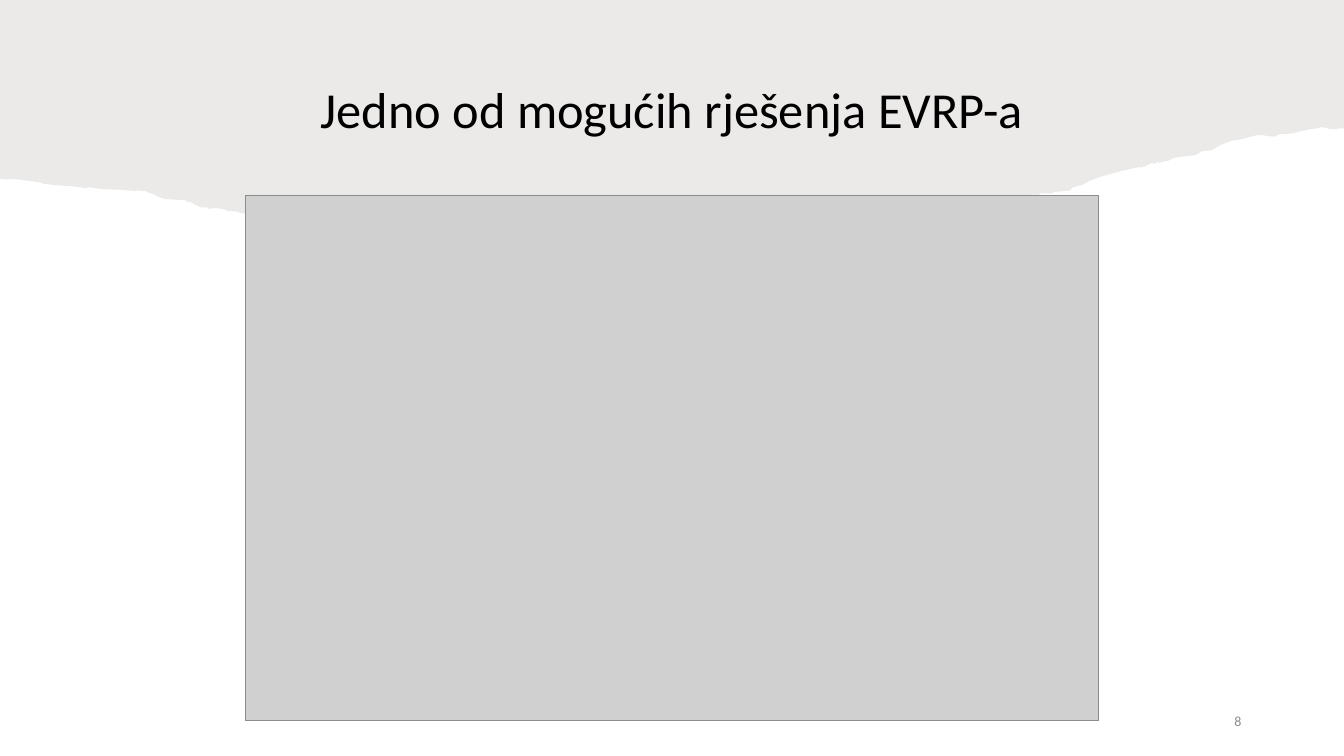
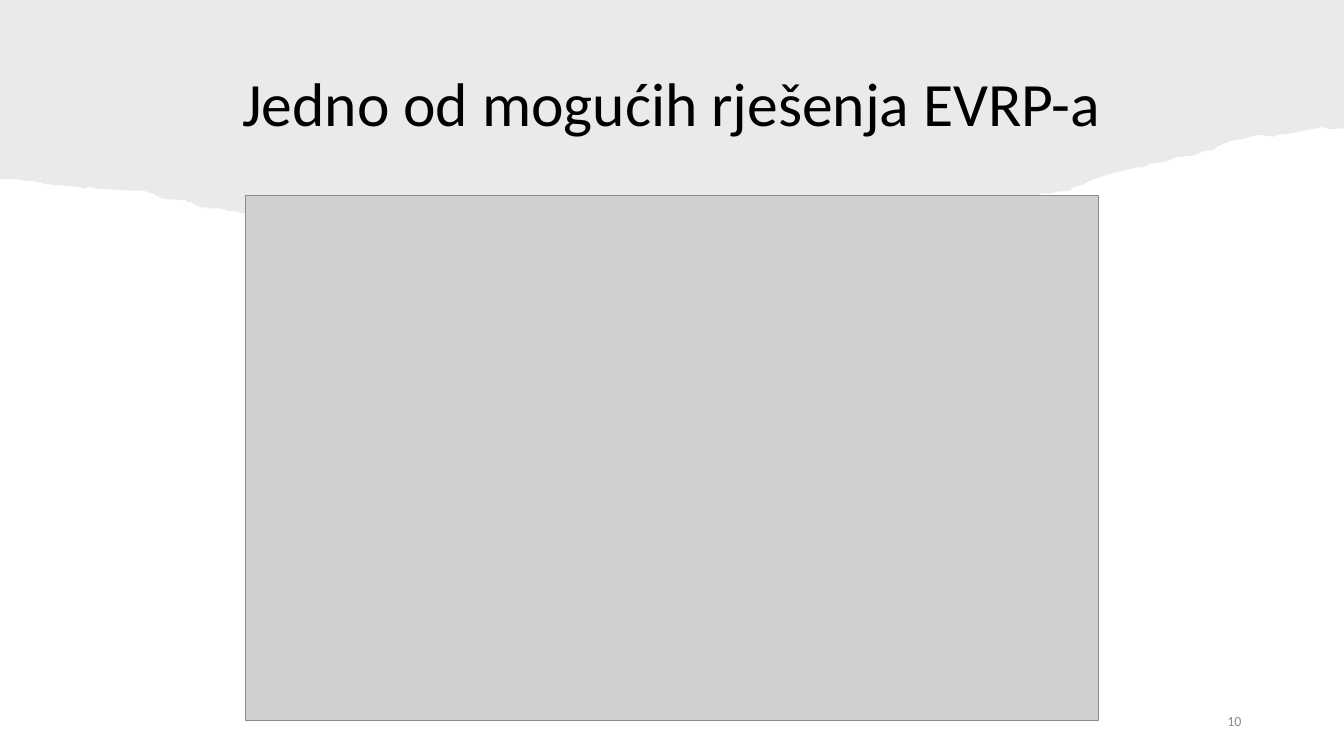
Before and after one commit to TinJukic/Seminar-2, a slide deck: slide 10 of Rješavanje problema usmjeravanja električnih vozila - Tin Jukić.pptx (slide 8 before the commit). Drawn at 1344x756 pixels with LibreOffice and Linux fonts; fonts in the diff are those of the drawing; grey boxes stand for pictures. Boxes give left, top, right and bottom in pixels: in the first picture for what was removed or moved away, otherwise in the second. Text is boxed around its words. In the diff, an @@ line names an element or a change of style, - is before the commit and + after.

```diff
--- a/Rješavanje problema usmjeravanja električnih vozila - Tin Jukić.pptx
+++ b/Rješavanje problema usmjeravanja električnih vozila - Tin Jukić.pptx
@@ title "Jedno od mogućih rješenja EVRP-a": place and size @@
-title "Jedno od mogućih rješenja EVRP-a" at box(321, 93, 1023, 137)
+title "Jedno od mogućih rješenja EVRP-a" at box(242, 83, 1100, 137)
@@ title "Jedno od mogućih rješenja EVRP-a" at box(242, 83, 1100, 137): size 36 to 44 pt @@
@@ page number at box(1227, 717, 1241, 726): text changed @@
-8
+10
```
Also in this commit, not shown: 3 other slides changed, 3 slides added, 1 slide removed, 2 other files.
